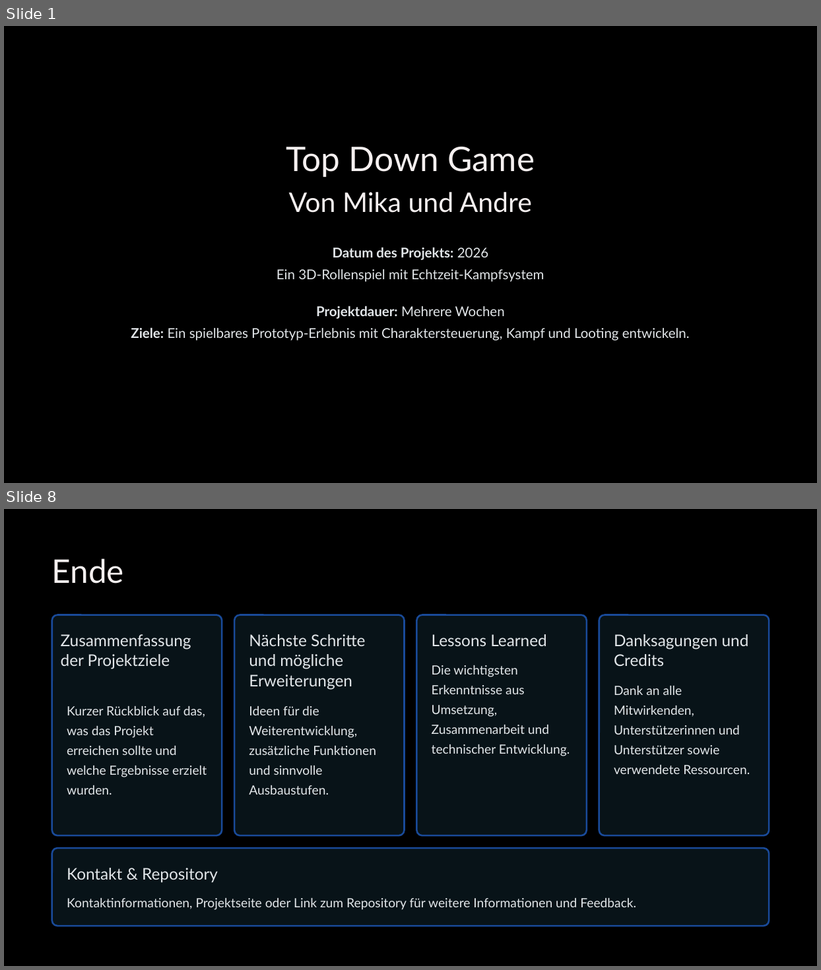
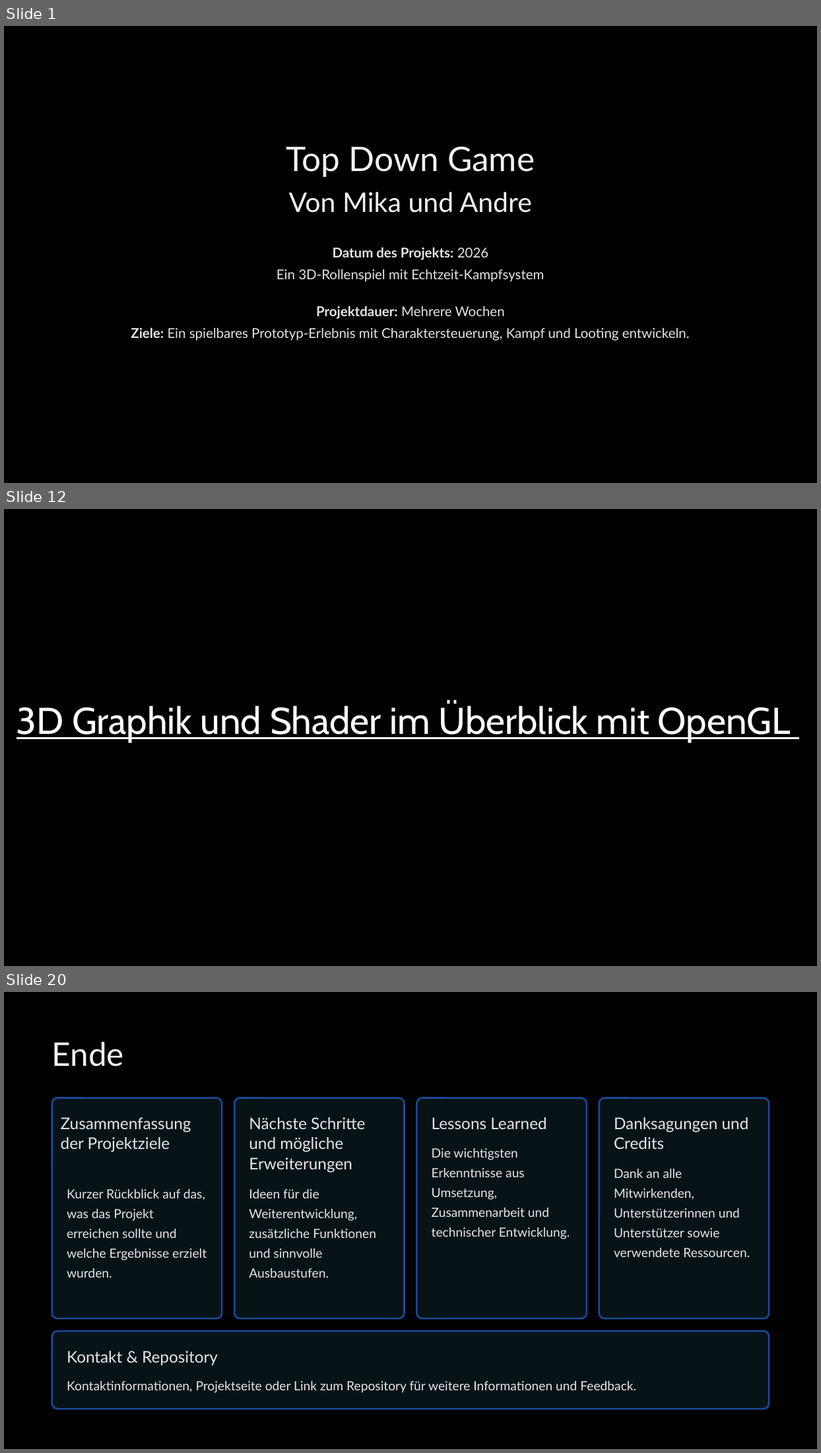
Before and after one commit to Spec06/Top-down-zombie-shooter, a slide deck: Präsi/Top-Down-Game.pptx. Shown one above the other, each under a label of ours: slides 1 and 8 before the commit, slides 1, 12 and 20 after it; the slides between them are not shown. The pictures are 821x970 and 821x1453 pixels, drawn with LibreOffice and Linux fonts; fonts in the diff are those of the drawing. Boxes give left, top, right and bottom in pixels: in the first picture for what was removed or moved away, otherwise in the second. Text is boxed around its words. In the diff, an @@ line names an element or a change of style, - is before the commit and + after.

```diff
--- a/Präsi/Top-Down-Game.pptx
+++ b/Präsi/Top-Down-Game.pptx
@@ slide 12 added at [4,509,817,966], background #000000 @@
@@ text added at [17,702,790,743], 44 pt, text #FFFFFF, underline @@
+3D Graphik und Shader im Überblick mit OpenGL
@@ what was slide 8 is now slide 20 @@
```
Also in this commit, not shown: 5 slides changed, 12 other slides added, 1 slide removed, 58 other files.
